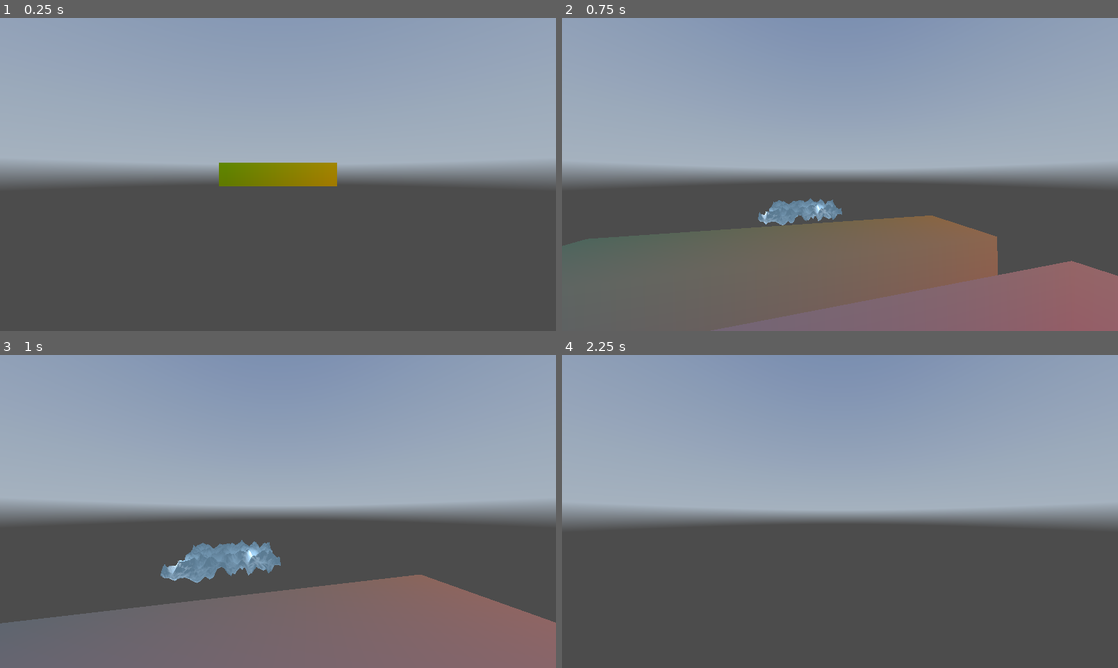
Above: before the commit, frames 1-4 (two rows, left to right).
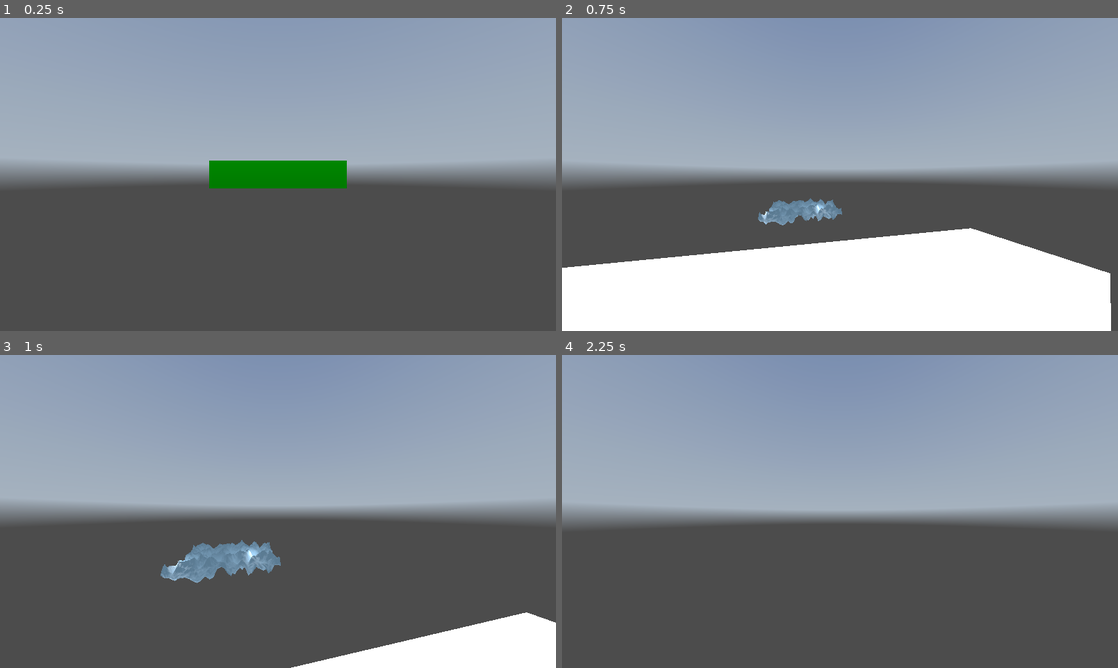
Above: after the commit, the same moments.

Repository: alvaro23LP/visualizador-volumenes
Game: Godot game, scene res://main.tscn
Two runs of this game, one before a commit and one after it. Both use one fixed random seed, a clock stepped at 60 frames per second and the inputs below. A sky picture missing from this copy of the repository is replaced by a grey-blue gradient.
Inputs (mouse positions are in pixels of both pictures, inside the frame that each line leads up to):
- Up to frame 1 (0.25 s): no input
- Up to frame 2 (0.75 s): tap Enter at 0.5 s; move the mouse to (867, 174) at 0.52 s; hold W (move_forward) from 0.53 s (still down); hold 1 (toggle_camera) from 0.53 s (still down)
- Up to frame 3 (1 s): keep holding W (move_forward); keep holding 1 (toggle_camera)
- Up to frame 4 (2.25 s): keep holding W (move_forward); move the mouse to (812, 511) at 1.27 s; release 1 (toggle_camera) at 1.28 s; tap 1 (toggle_camera) at 1.35 s; tap Space (move_up) at 2 s; move the mouse to (851, 505) at 2.02 s; hold 1 (toggle_camera) from 2.03 s (still down)

The runs differ from the first frame. In frame 1, 2.2% of the frame differs, in the area x 37-63%, y 45-55%; in frame 2, 31%, in the area x 0-100%, y 63-100%; in frame 3, 22%; in frame 4, nothing differs.

Commit message:
Pruebas de composicion de materiales con viewport

Diff:
--- a/fragmentShader1.gdshader
+++ b/fragmentShader1.gdshader
@@ -1,8 +1,6 @@
 shader_type spatial;
 render_mode unshaded;
 render_mode cull_back;
-uniform sampler2D prev_pass;
-
 
 void fragment() {
 	// Obtener la posición del vértice en espacio de cámara
@@ -16,5 +14,5 @@
 	vec3 normalized = (camera_pos - min_bound) / (max_bound - min_bound);
 
 	// Guardar las coordenadas en el color
-	ALBEDO = normalized;
+	ALBEDO = normalized * vec3(0.0, 1.0, 1.0);
 }
--- a/fragmentShader2.gdshader
+++ b/fragmentShader2.gdshader
@@ -1,8 +1,13 @@
 shader_type spatial;
 render_mode unshaded;
 render_mode cull_front;
+uniform sampler2D backface_texture;
 
 void fragment() {
+	vec2 uv = SCREEN_UV;
+    vec3 sampled_rgb = texture(backface_texture, uv).rgb;
+
+
 	// Obtener la posición del vértice en espacio de cámara
     vec3 camera_pos = (VIEW_MATRIX * MODEL_MATRIX * vec4(VERTEX, 1.0)).xyz;
 
@@ -12,7 +17,10 @@
 
 	// Normalizar al rango 0–1 para meterlo en RGB
 	vec3 normalized = (camera_pos - min_bound) / (max_bound - min_bound);
+	vec3 normalized2 = (sampled_rgb - min_bound) / (sampled_rgb - min_bound);
 
 	// Guardar las coordenadas en el color
-	ALBEDO = normalized;
+	//ALBEDO = (sampled_rgb- normalized);
+	ALBEDO = texture(backface_texture, SCREEN_UV).rgb;
+	//ALBEDO = vec3(1.0);
 }
--- a/main.gd
+++ b/main.gd
@@ -3,11 +3,16 @@
 @onready var cam_orbital := $OrbitalCamera/Camera3D
 @onready var cam_fp := $FirstPerson/Camera3D
 
-#@onready var viewport := $ViewportPass1
-#@onready var mesh_final := $cull_front
+@onready var viewport := $Node3D/backViewport
+@onready var mesh_final := $cull_back
 
 
 func _ready():
+	var shader_material := mesh_final.get_active_material(0) as ShaderMaterial
+	shader_material.set_shader_parameter("backface_texture", viewport.get_texture())
+	var image: Image = viewport.get_texture().get_image()
+	image.save_png("user://coordenadas_rgb.png")
+
 	#var mat = mesh_final.get_active_material(0)
 	#print(mat)
 	#if mat and mat is ShaderMaterial:
--- a/main.tscn
+++ b/main.tscn
@@ -46,14 +46,6 @@
 subdivide_width = 32
 subdivide_depth = 32
 
-[sub_resource type="ShaderMaterial" id="ShaderMaterial_gf7gt"]
-render_priority = 0
-shader = ExtResource("7_mwebq")
-
-[sub_resource type="BoxMesh" id="BoxMesh_2fuyy"]
-material = SubResource("ShaderMaterial_gf7gt")
-size = Vector3(5, 1, 1)
-
 [sub_resource type="ShaderMaterial" id="ShaderMaterial_7nf4f"]
 render_priority = 0
 shader = ExtResource("5_3kcsp")
@@ -62,6 +54,14 @@
 material = SubResource("ShaderMaterial_7nf4f")
 size = Vector3(5, 1, 1)
 subdivide_depth = 5
+
+[sub_resource type="ShaderMaterial" id="ShaderMaterial_gf7gt"]
+render_priority = 0
+shader = ExtResource("7_mwebq")
+
+[sub_resource type="BoxMesh" id="BoxMesh_2fuyy"]
+material = SubResource("ShaderMaterial_gf7gt")
+size = Vector3(5, 1, 1)
 
 [node name="Node3D" type="Node3D"]
 script = ExtResource("1_k14sq")
@@ -94,10 +94,18 @@
 [node name="OmniLight3D2" type="OmniLight3D" parent="."]
 transform = Transform3D(1, 0, 0, 0, 1, 0, 0, 0, 1, 0.522067, 0.353244, -3.45091)
 
-[node name="cull_front" type="MeshInstance3D" parent="."]
-transform = Transform3D(1, 0, 0, 0, 1, 0, 0, 0, 1, 0, 0, 0.829428)
+[node name="cull_back" type="MeshInstance3D" parent="."]
+transform = Transform3D(1, 0, 0, 0, 1, 0, 0, 0, 1, 0, 0, 2.09196)
+mesh = SubResource("BoxMesh_k3ywd")
+
+[node name="Node3D" type="Node3D" parent="."]
+
+[node name="backViewport" type="SubViewport" parent="Node3D"]
+disable_3d = true
+transparent_bg = true
+size = Vector2i(1280, 720)
+render_target_update_mode = 4
+
+[node name="cull_front" type="MeshInstance3D" parent="Node3D/backViewport"]
 mesh = SubResource("BoxMesh_2fuyy")
-
-[node name="cull_back" type="MeshInstance3D" parent="."]
-transform = Transform3D(1, 0, 0, 0, 1, 0, 0, 0, 1, 0.001688, 0, -0.699356)
-mesh = SubResource("BoxMesh_k3ywd")
+skeleton = NodePath("../../..")
